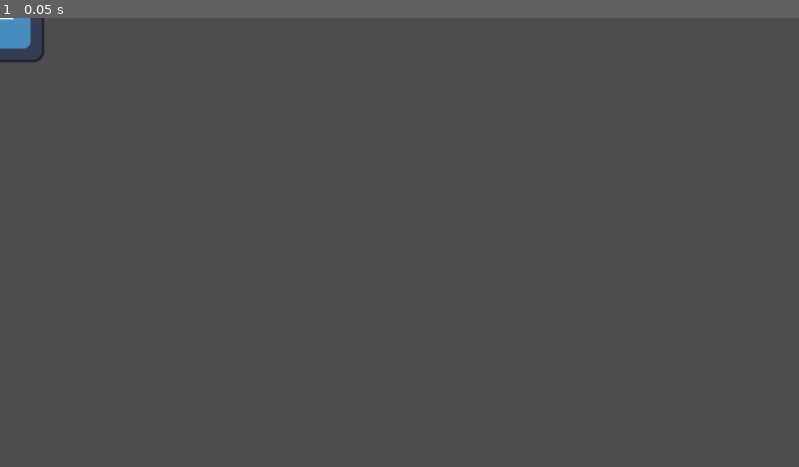
Above: before the commit, frame 1.
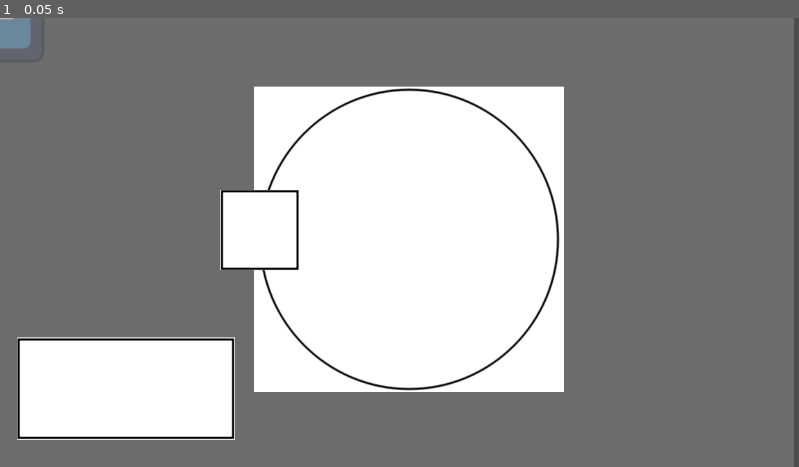
Above: after the commit, the same moment.

Repository: tehelka-gamedev/gmtk-2025
Game: Godot game, scene res://test_scene_tehelka.tscn
Same seed, same stepped clock (60 frames per second), same inputs: the game is played once before the commit and once after it. The project has no main scene, so this scene is started directly. The engine's default icon, where the game draws it, is replaced by a stand-in: a white triangle on a blue panel in a dark square.
Inputs:
- Up to frame 1 (0.05 s): no input

The runs differ from the first frame. In frame 1, 99% of the frame differs, in the area x 0-100%, y 0-100%.

Commit message:
Update test scene with basic setup of elevator + room

Diff:
--- a/godot/test_scene_tehelka.tscn
+++ b/godot/test_scene_tehelka.tscn
@@ -1,7 +1,51 @@
-[gd_scene load_steps=2 format=3 uid="uid://ck8ma3a7300uf"]
+[gd_scene load_steps=6 format=3 uid="uid://ck8ma3a7300uf"]
 
 [ext_resource type="PackedScene" uid="uid://bttrvcujvlunr" path="res://objects/npc/npc.tscn" id="1_3mla1"]
+[ext_resource type="Texture2D" uid="uid://c46t4mgyx75iv" path="res://sprites/elevator.png" id="2_6v6t2"]
+[ext_resource type="Texture2D" uid="uid://fklnwtqtkvws" path="res://sprites/circle.png" id="2_fkhtt"]
+[ext_resource type="Texture2D" uid="uid://bdg4laa3wc80a" path="res://sprites/room.png" id="4_7yu2k"]
+
+[sub_resource type="Curve2D" id="Curve2D_xl2fy"]
+_data = {
+"points": PackedVector2Array(-11.759, -203.795, 11.759, 203.795, 374, 306, -89.0288, -5.40754, 89.0288, 5.40754, 593, 533, 1.84168, 92.5022, -1.84168, -92.5022, 800, 338, 152.266, -5.71385, -152.266, 5.71385, 589, 101, 4.13223, -85.9504, -4.13223, 85.9504, 374, 306)
+}
+point_count = 5
 
 [node name="TestSceneTehelka" type="Node2D"]
 
 [node name="NPC" parent="." instance=ExtResource("1_3mla1")]
+
+[node name="World" type="Node2D" parent="."]
+
+[node name="ColorRect" type="ColorRect" parent="World"]
+offset_right = 1145.0
+offset_bottom = 648.0
+color = Color(0.513726, 0.513726, 0.513726, 0.580392)
+
+[node name="circle" type="Sprite2D" parent="World"]
+position = Vector2(590, 320)
+texture = ExtResource("2_fkhtt")
+
+[node name="Path2D" type="Path2D" parent="World"]
+curve = SubResource("Curve2D_xl2fy")
+
+[node name="PathFollow2D" type="PathFollow2D" parent="World/Path2D"]
+position = Vector2(374, 306)
+rotates = false
+
+[node name="Elevator" type="Node2D" parent="World/Path2D/PathFollow2D"]
+metadata/_edit_group_ = true
+
+[node name="Pivot" type="Node2D" parent="World/Path2D/PathFollow2D/Elevator"]
+
+[node name="Elevator" type="Sprite2D" parent="World/Path2D/PathFollow2D/Elevator/Pivot"]
+texture = ExtResource("2_6v6t2")
+
+[node name="Room" type="Node2D" parent="World"]
+position = Vector2(182, 535)
+metadata/_edit_group_ = true
+
+[node name="Pivot" type="Node2D" parent="World/Room"]
+
+[node name="Room" type="Sprite2D" parent="World/Room/Pivot"]
+texture = ExtResource("4_7yu2k")
